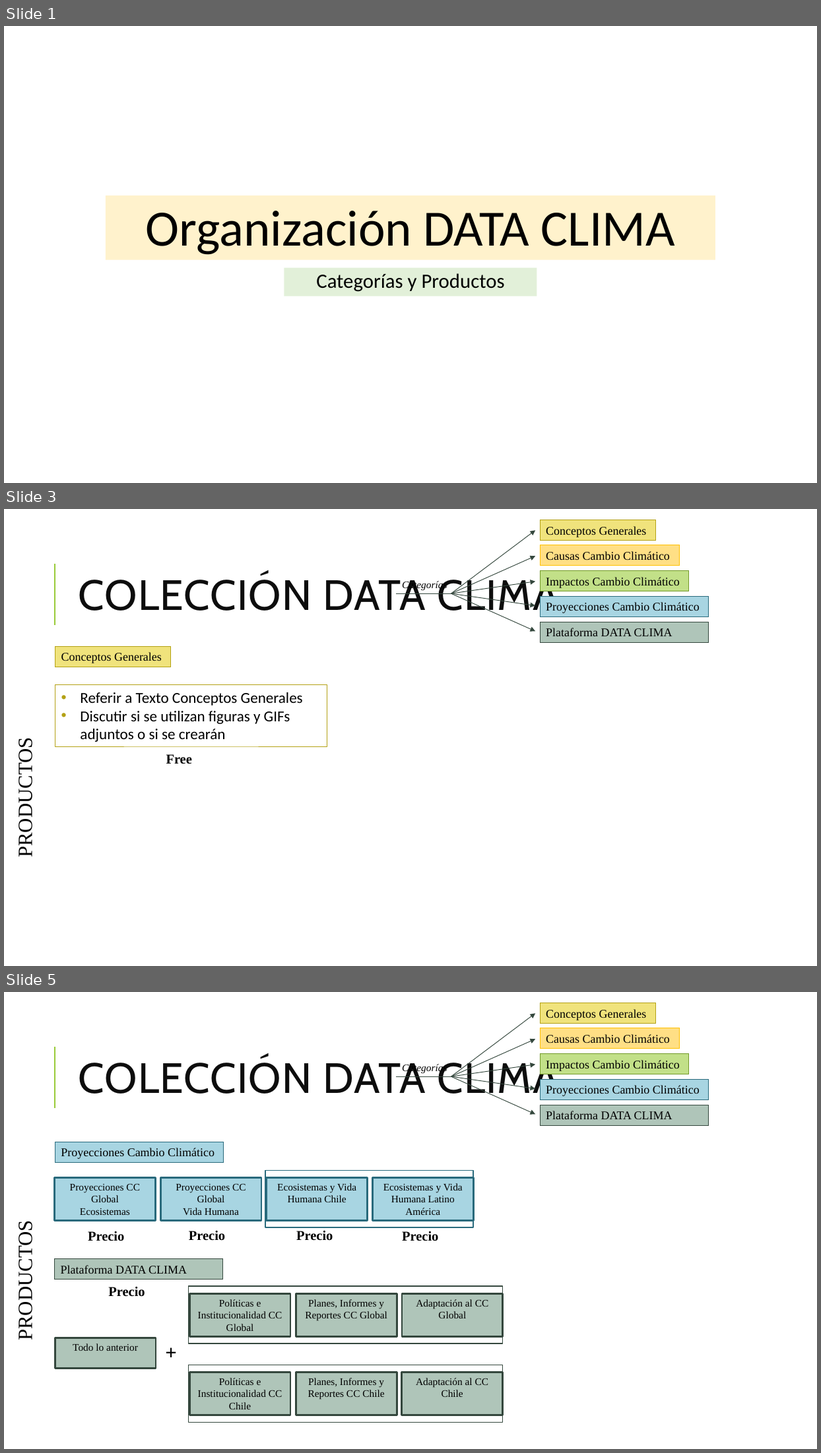
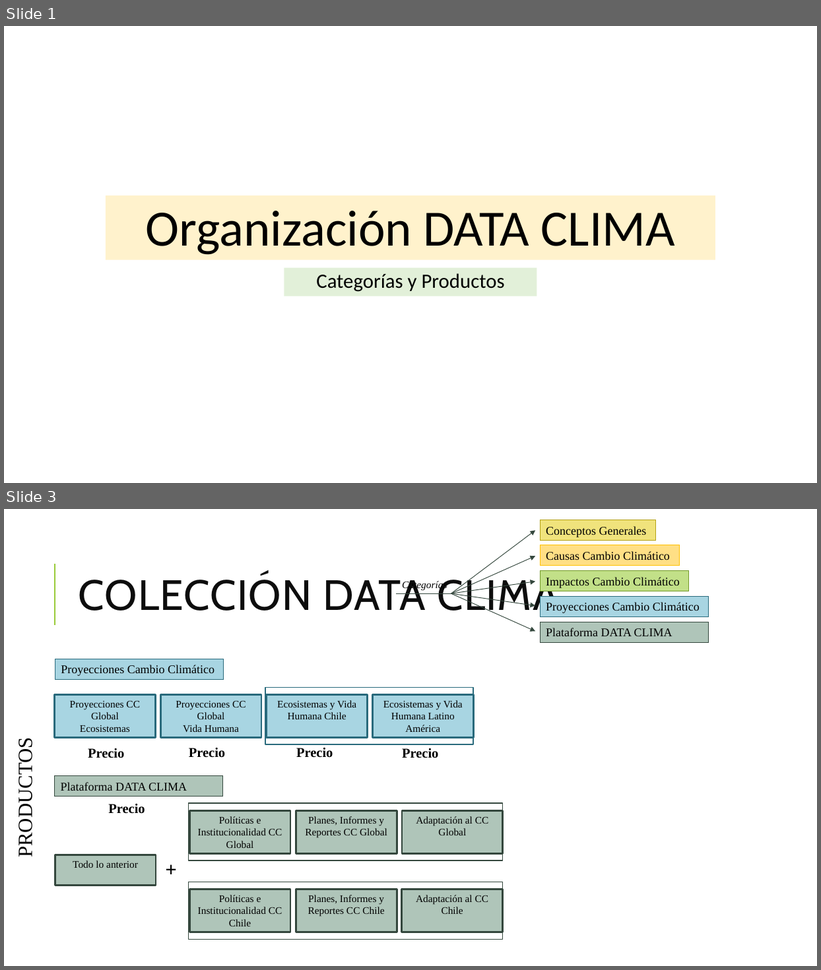
Before and after one commit to Sud-Austral/DATA-ICC, a slide deck: Organización DATA CLIMA.pptx. Shown one above the other, each under a label of ours: slides 1, 3 and 5 before the commit, slides 1 and 3 after it; the slides between them are not shown. The pictures are 821x1453 and 821x970 pixels, drawn with LibreOffice and Linux fonts; fonts in the diff are those of the drawing. Boxes give left, top, right and bottom in pixels: in the first picture for what was removed or moved away, otherwise in the second. Text is boxed around its words. In the diff, an @@ line names an element or a change of style, - is before the commit and + after.

```diff
--- a/Organización DATA CLIMA.pptx
+++ b/Organización DATA CLIMA.pptx
@@ slide 3 removed at bbox=[4, 509, 817, 966], background #FFFFFF; not listed: 1 template element that a slide beside it also shows @@
@@ rectangle removed at bbox=[540, 520, 655, 541] @@
-Conceptos Generales
@@ arrow removed from (451, 593) to (535, 530) @@
@@ rectangle removed at bbox=[540, 545, 680, 566] @@
-Causas Cambio Climático
@@ arrow removed from (451, 593) to (535, 556) @@
@@ title removed at bbox=[79, 574, 558, 619] @@
-COLECCIÓN DATA CLIMA
@@ text removed at bbox=[402, 580, 447, 590] @@
-Categorías
@@ arrow removed from (451, 593) to (535, 582) @@
@@ rectangle removed at bbox=[540, 570, 690, 591] @@
-Impactos Cambio Climático
@@ line removed from (396, 593) to (451, 593) @@
@@ arrow removed from (451, 593) to (535, 606) @@
@@ arrow removed from (451, 593) to (535, 632) @@
@@ rectangle removed at bbox=[540, 596, 708, 617] @@
-Proyecciones Cambio Climático
@@ rectangle removed at bbox=[540, 622, 708, 642] @@
-Plataforma DATA CLIMA
@@ rectangle removed at bbox=[55, 647, 170, 667] @@
-Conceptos Generales
@@ rectangle removed at bbox=[55, 685, 327, 747] @@
-• Referir a Texto Conceptos Generales
-• Discutir si se utilizan figuras y GIFs adjuntos o si se crearán
@@ text removed at bbox=[14, 749, 36, 854] @@
-PRODUCTOS
@@ text removed at bbox=[166, 755, 192, 764] @@
-Free
@@ what was slide 5 is now slide 3 @@
```
Also in this commit, not shown: 1 slide changed, 1 other slide removed, 3 other files.
